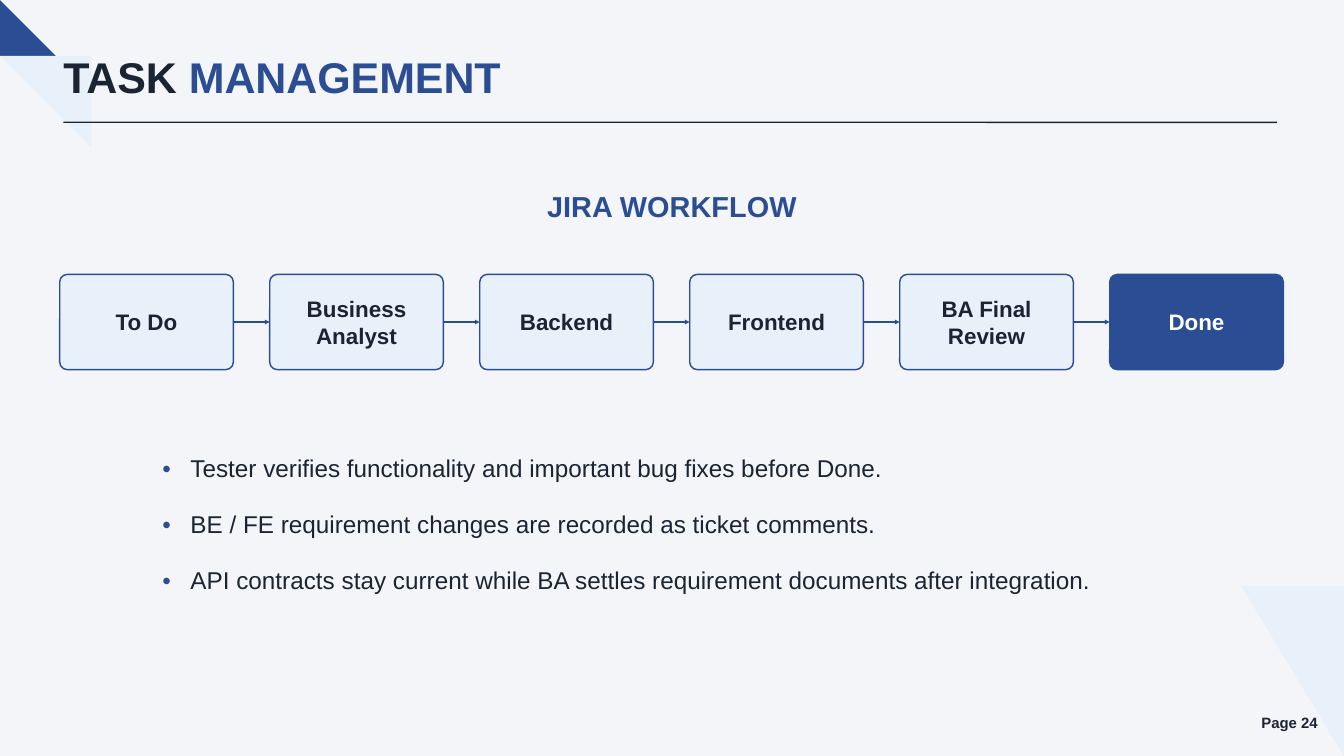
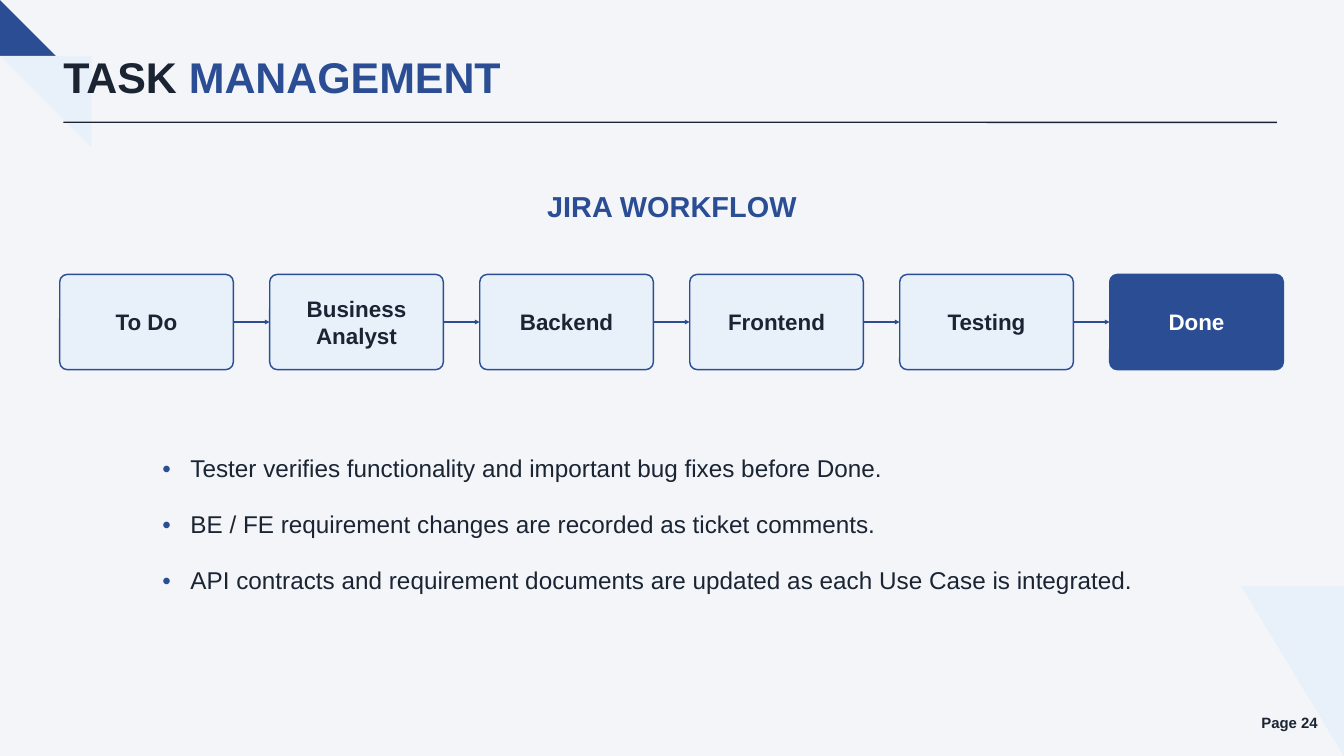
Before and after one commit to callmehai/FU-FA26-G116, a slide deck: slide 24 of docs/08-reports/source/TrustCabinet_Report.pptx. Drawn at 1344x756 pixels with LibreOffice and Linux fonts; fonts in the diff are those of the drawing. Boxes give left, top, right and bottom in pixels: in the first picture for what was removed or moved away, otherwise in the second. Text is boxed around its words. In the diff, an @@ line names an element or a change of style, - is before the commit and + after.

```diff
--- a/docs/08-reports/source/TrustCabinet_Report.pptx
+++ b/docs/08-reports/source/TrustCabinet_Report.pptx
@@ text in rounded rectangle at (948, 313, 1026, 335): text changed @@
-BA Final Review
+Testing
@@ text at (190, 571, 1132, 594): text changed @@
-API contracts stay current while BA settles requirement documents after integration.
+API contracts and requirement documents are updated as each Use Case is integrated.
```
Also in this commit, not shown: 34 other slides changed, 3 slides added, 3 slides removed, 6 other files.
